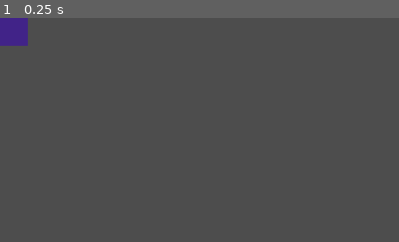
Above: before the commit, frame 1.
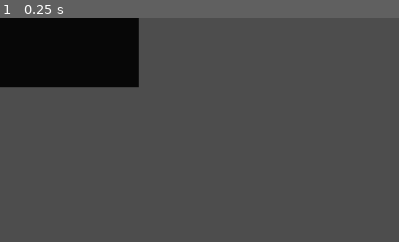
Above: after the commit, the same moment.

Repository: LeZellus/voxel
Game: Godot game, scene res://scenes/ui/Tooltip.tscn
The game is run twice, just before and just after one commit, with the same random seed, the same clock (stepped at 60 frames per second) and the same inputs. This scene is started directly instead of the project's main scene.
Inputs:
- Up to frame 1 (0.25 s): no input
The pictures show only the part of the screen within x 0-50%, y 0-50%; the shares and areas given below are measured in that part.

The runs differ from the first frame. In frame 1, 11% of the frame differs, in the area x 0-35%, y 0-31%.

Commit message:
fix
add marge for tooltip

Diff:
--- a/scenes/ui/Tooltip.tscn
+++ b/scenes/ui/Tooltip.tscn
@@ -12,11 +12,10 @@
 grow_vertical = 2
 script = ExtResource("1_o82nm")
 
-[node name="Background" type="ColorRect" parent="."]
+[node name="Background" type="Panel" parent="."]
 layout_mode = 0
 offset_right = 40.0
 offset_bottom = 40.0
-color = Color(0.215686, 0, 0.733333, 0.541176)
 
 [node name="VBoxContainer" type="VBoxContainer" parent="Background"]
 layout_mode = 0
--- a/scripts/ui/Tooltip.gd
+++ b/scripts/ui/Tooltip.gd
@@ -2,15 +2,51 @@
 
 @onready var item_name: Label = $Background/VBoxContainer/ItemName
 @onready var item_description: Label = $Background/VBoxContainer/ItemDescription
-@onready var background: Control = $Background
+@onready var background: Panel = $Background
 
 func _ready():
 	# Configure le style de base
 	modulate.a = 0.0
 
+	# Configure le fond noir
+	setup_background_style()
+
+	# Configure les styles de texte
+	setup_text_styles()
+
 	# Animation d'apparition
 	var tween = create_tween()
 	tween.tween_property(self, "modulate:a", 1.0, 0.2)
+
+func setup_background_style():
+	# Crée un fond noir avec bordure
+	var style_box = StyleBoxFlat.new()
+	style_box.bg_color = Color(0.0, 0.0, 0.0, 0.9)  # Noir semi-transparent
+
+	# Ajoute du padding
+	style_box.content_margin_left = 80
+	style_box.content_margin_right = 80
+	style_box.content_margin_top = 60
+	style_box.content_margin_bottom = 60
+
+	background.add_theme_stylebox_override("panel", style_box)
+	background.custom_minimum_size = Vector2(100, 50)  # Taille minimale
+	background.size = Vector2(200, 100)  # Taille de base
+
+	# Forcez le VBoxContainer à respecter les marges
+	var vbox = $Background/VBoxContainer
+	vbox.set_anchors_and_offsets_preset(Control.PRESET_FULL_RECT)
+	vbox.offset_left = 4
+	vbox.offset_right = -4
+	vbox.offset_top = 4
+	vbox.offset_bottom = -4
+
+func setup_text_styles():
+	# Style pour le nom (plus gros)
+	item_name.add_theme_font_size_override("font_size", 20)
+
+	# Style pour la description (taille normale)
+	item_description.add_theme_color_override("font_color", Color(0.9, 0.9, 0.9, 1.0))  # Blanc cassé
 
 func setup_tooltip(item: Item):
 	# Configure la tooltip avec les données de l'item
@@ -24,9 +60,9 @@
 
 	# Ajuste la taille si nécessaire
 	await get_tree().process_frame
-	_adjust_size()
+	adjust_size()
 
-func _adjust_size():
+func adjust_size():
 	# Ajuste la taille de la tooltip selon le contenu
 	background.size = Vector2.ZERO
 	size = Vector2.ZERO
